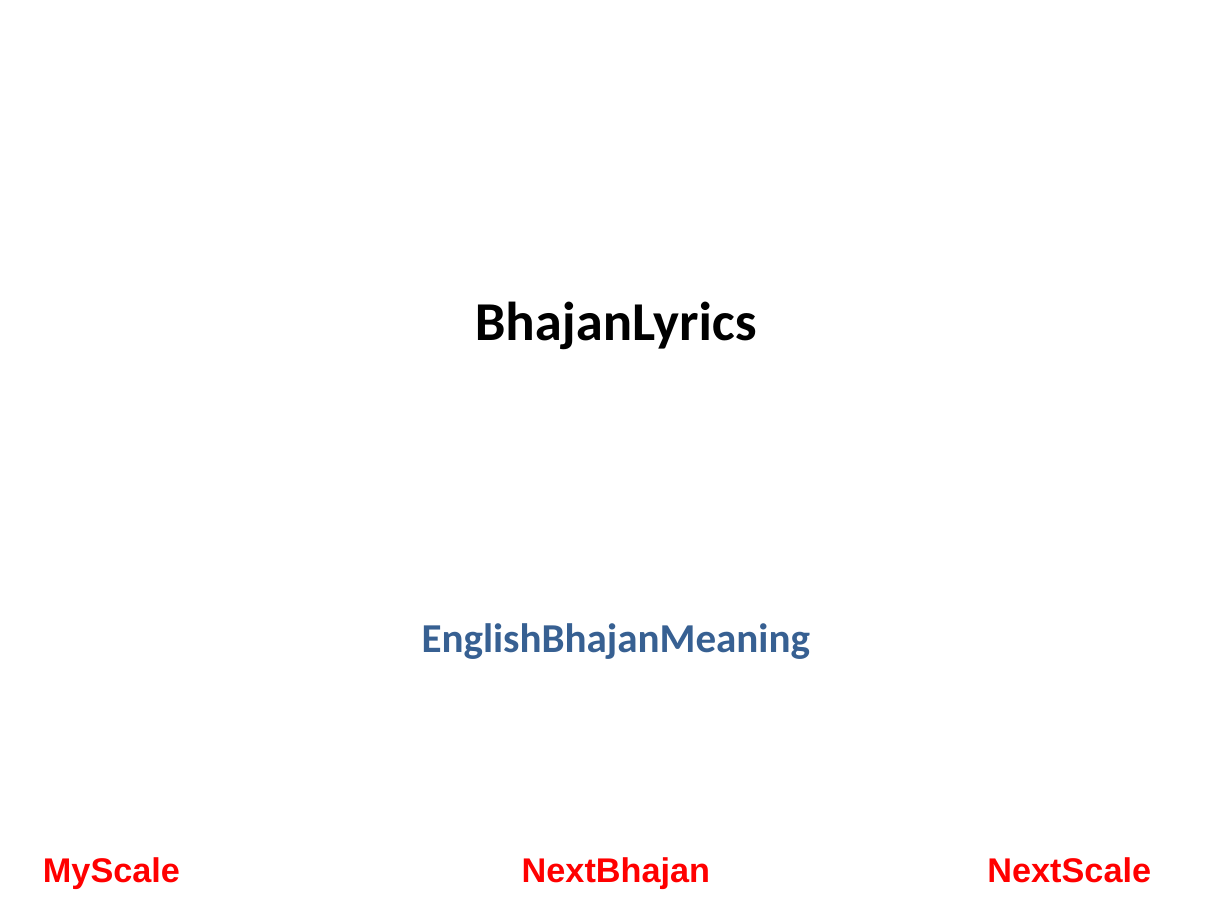
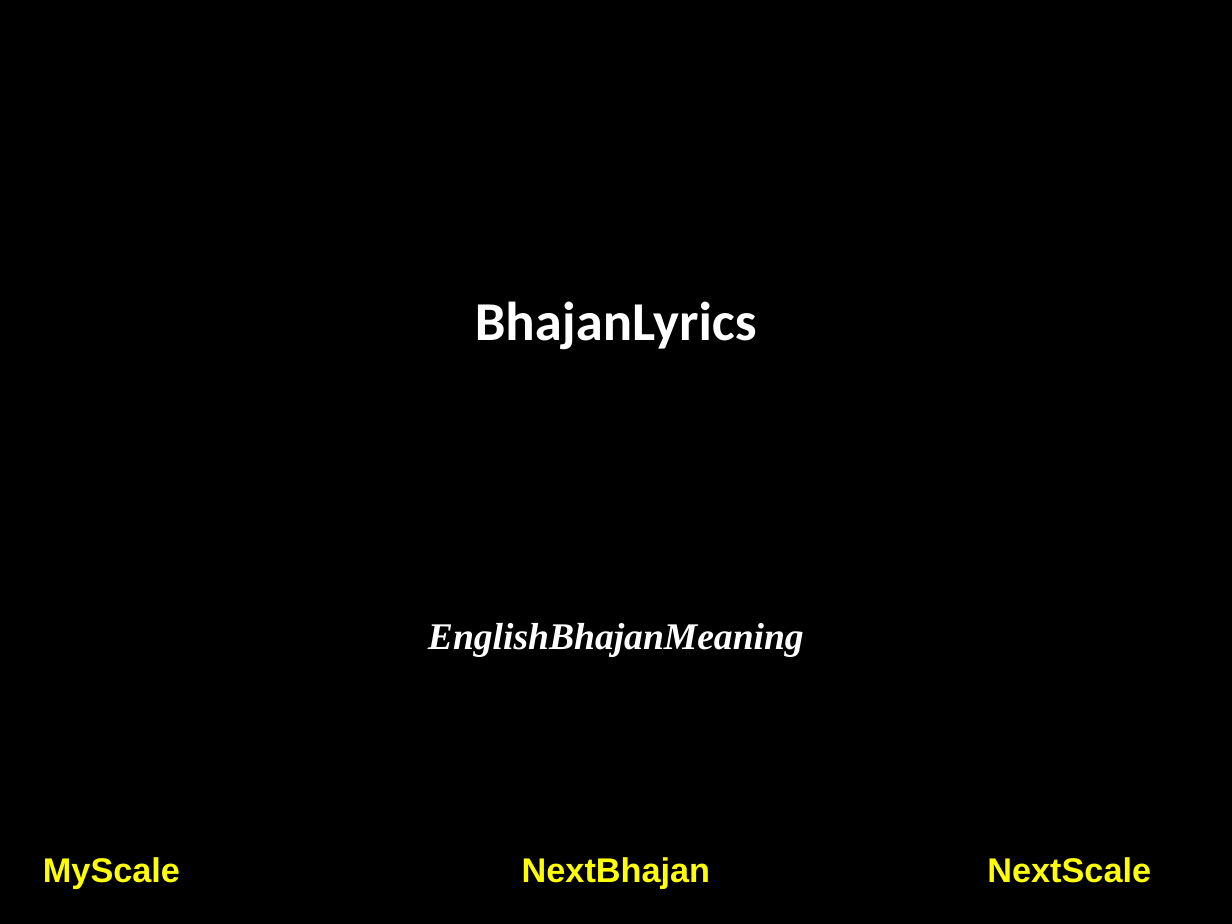
Before and after one commit to rkanadam/saibhajanmaker, a slide deck: slide 1 of WebContent/WEB-INF/master.pptx. Drawn at 1232x924 pixels with LibreOffice and Linux fonts; fonts in the diff are those of the drawing. Boxes give left, top, right and bottom in pixels: in the first picture for what was removed or moved away, otherwise in the second. Text is boxed around its words. In the diff, an @@ line names an element or a change of style, - is before the commit and + after.

Commit message:
Changing the master template for SSBCSJ bhajans

```diff
--- a/WebContent/WEB-INF/master.pptx
+++ b/WebContent/WEB-INF/master.pptx
@@ background #FFFFFF to #000000 @@
@@ text "BhajanLyrics" at (475, 301, 757, 350): text colour #000000 to #FFFFFF @@
@@ text "EnglishBhajanMeaning" at (428, 623, 804, 657): size 24 to 22 pt, font Calibri to Times New Roman, text colour #376092 to #FFFFFF, italic on @@
@@ text colour #FF0000 to #FFFF00 in 3 elements at (43, 857, 180, 888), (987, 857, 1151, 883), (522, 857, 710, 888) @@
```
